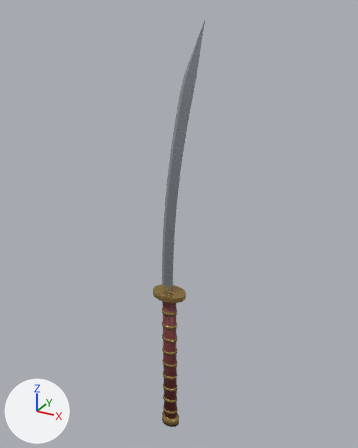
What one commit did to the FBX model assets-source/original-models/eastern-weapons/katana.fbx.
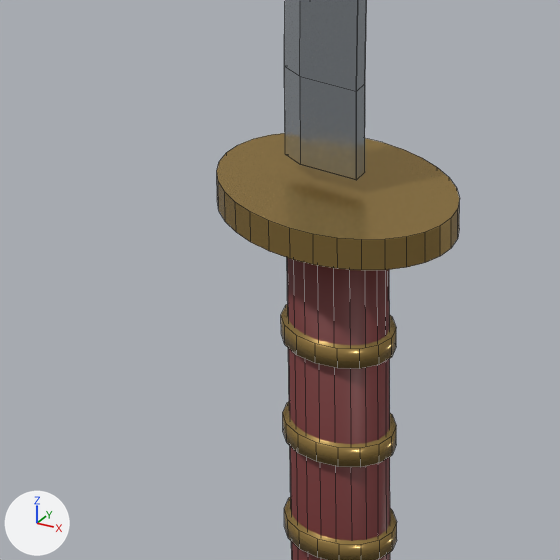
Each version appears first whole from a 50 mm lens placed at (0.543, -0.936, 0.785), pointed at (0.01, 0.032, 0.301), and next in a close-up on the part from 34% to 56% of the width and 59% to 76% of the height. Arrows for +X, +Y and +Z are at lower left; the lights stay in place. The first two pictures are the older version. The close-ups show mesh edges as thin lines. Where no turn or scale is listed for an object, it has been applied to the vertices.

In view in the first close-up: 'KatanaBlade', 'KatanaGuard', 'KatanaHandle', 'KatanaWrap06', 'KatanaWrap07', 'KatanaWrap08'.
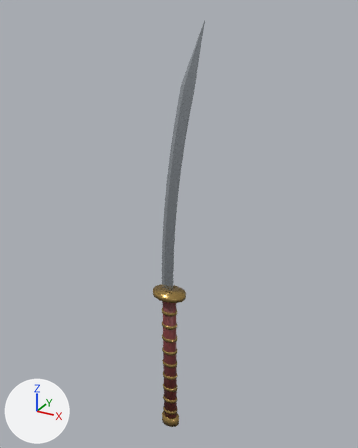
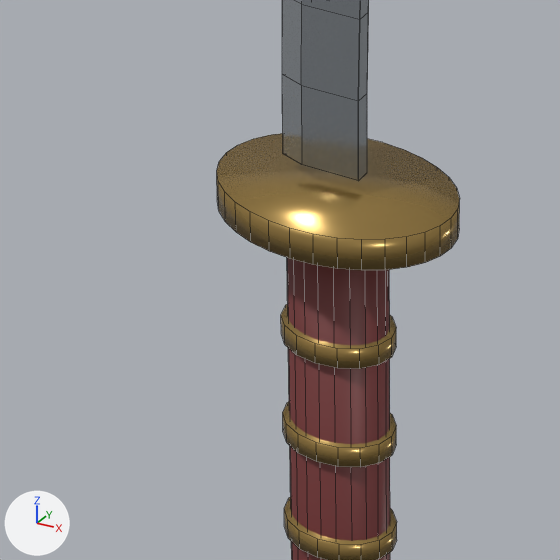
Pixel boxes (x1, y1, x2, y2) of what changed, in the close-ups (560 x 560 px):
'KatanaBlade', reshaped: before (284, 0, 367, 180); after (282, 0, 369, 181)
part 1 of me_cylinder_022, shading changed: (217, 133, 460, 270) in both

The change in detail:
me_katanablademesh_001 is used by ob_katanablade; location (0.0, 0.0, 0.0).
me_katanablademesh_001 had 239 vertices, 230 faces and spanned x -0.021..0.085, y -0.003..0.003, z 0.132..0.76.
me_katanablademesh_001 now has 261 vertices, 252 faces and spans x -0.022..0.085, y -0.003..0.003, z 0.132..0.76.
me_katanablademesh_001 part 2: 8 vertices moved within x -0.021..0.031, y -0.003..0.003, z 0.132..0.446; 214 vertices removed from x -0.021..0.079, y -0.003..0.003, z 0.132..0.725; 236 vertices added at x -0.022..0.079, y -0.003..0.003, z 0.132..0.729.
me_cylinder_022 has 64 vertices, 34 faces and spans x -0.0444..0.0444, y -0.032..0.032, z -0.006..0.006.
me_cylinder_022 is used by ob_katanaguard; location (0.0, 0.0, 0.12).
me_cylinder_022 part 1: edges marked sharp go from 96 to 0.
